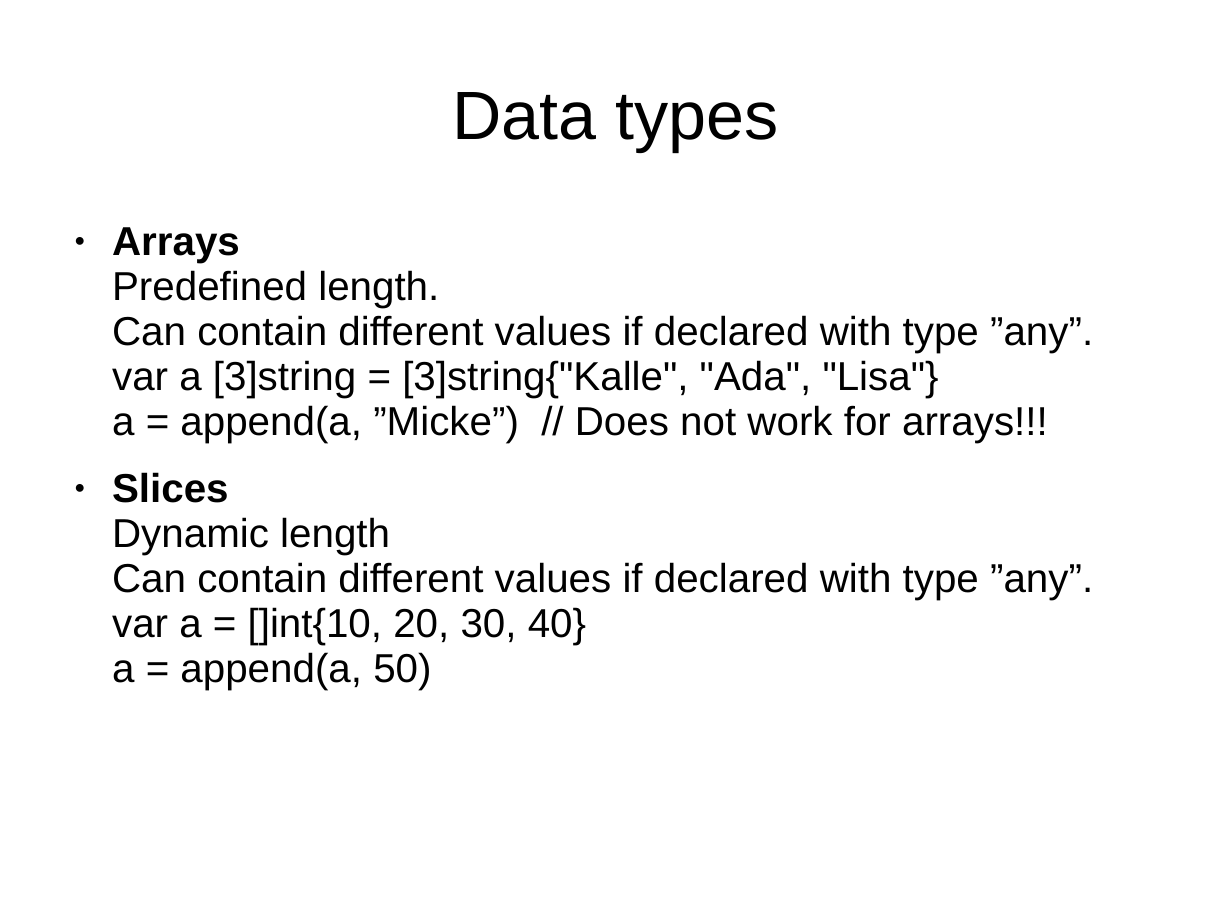
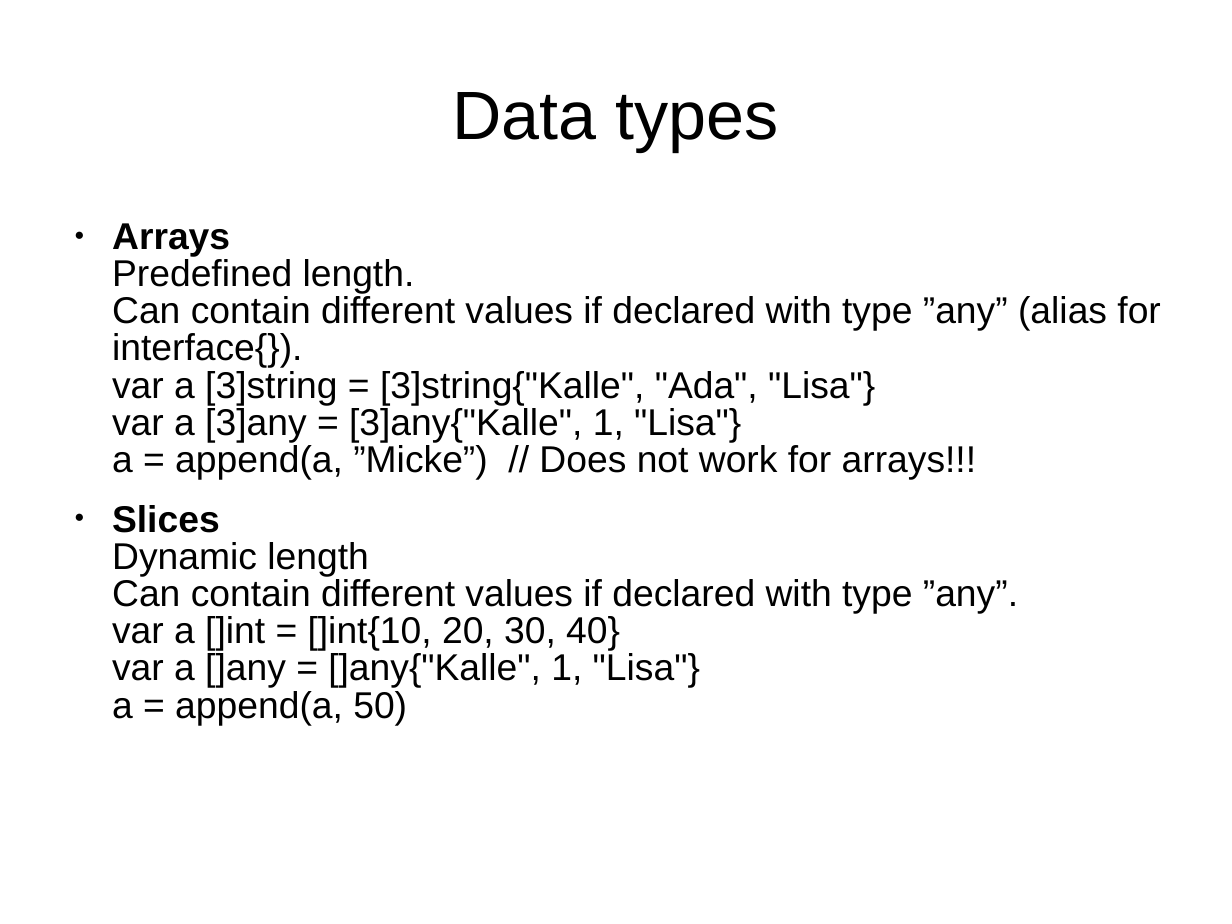
Before and after one commit to smicker/go_course, a slide deck: slide 28 of Golang genomgång.ppt. Drawn at 1232x924 pixels with LibreOffice and Linux fonts; fonts in the diff are those of the drawing; background and template pictures are left out. Boxes give left, top, right and bottom in pixels: in the first picture for what was removed or moved away, otherwise in the second. Text is boxed around its words. In the diff, an @@ line names an element or a change of style, - is before the commit and + after.

```diff
--- a/Golang genomgång.ppt
+++ b/Golang genomgång.ppt
@@ text at <box>112,223,1160,725</box>: text changed; size 26 to 24.1 pt @@
-● Arrays
-  Predefined length.
-  Can contain different values if declared with type ”any”.
-  var a [3]string = [3]string{"Kalle", "Ada", "Lisa"}
-  a = append(a, ”Micke”) // Does not work for arrays!!!
-● Slices
-  Dynamic length
-  Can contain different values if declared with type ”any”.
-  var a = []int{10, 20, 30, 40}
-  a = append(a, 50)
+● Arrays
+  Predefined length.
+  Can contain different values if declared with type ”any” (alias for interface{}).
+  var a [3]string = [3]string{"Kalle", "Ada", "Lisa"}
+  var a [3]any = [3]any{"Kalle", 1, "Lisa"}
+  a = append(a, ”Micke”) // Does not work for arrays!!!
+● Slices
+  Dynamic length
+  Can contain different values if declared with type ”any”.
+  var a []int = []int{10, 20, 30, 40}
+  var a []any = []any{"Kalle", 1, "Lisa"}
+  a = append(a, 50)
```
Also in this commit, not shown: 7 other slides changed, 1 slide added, 1 slide removed, 1 other file.
